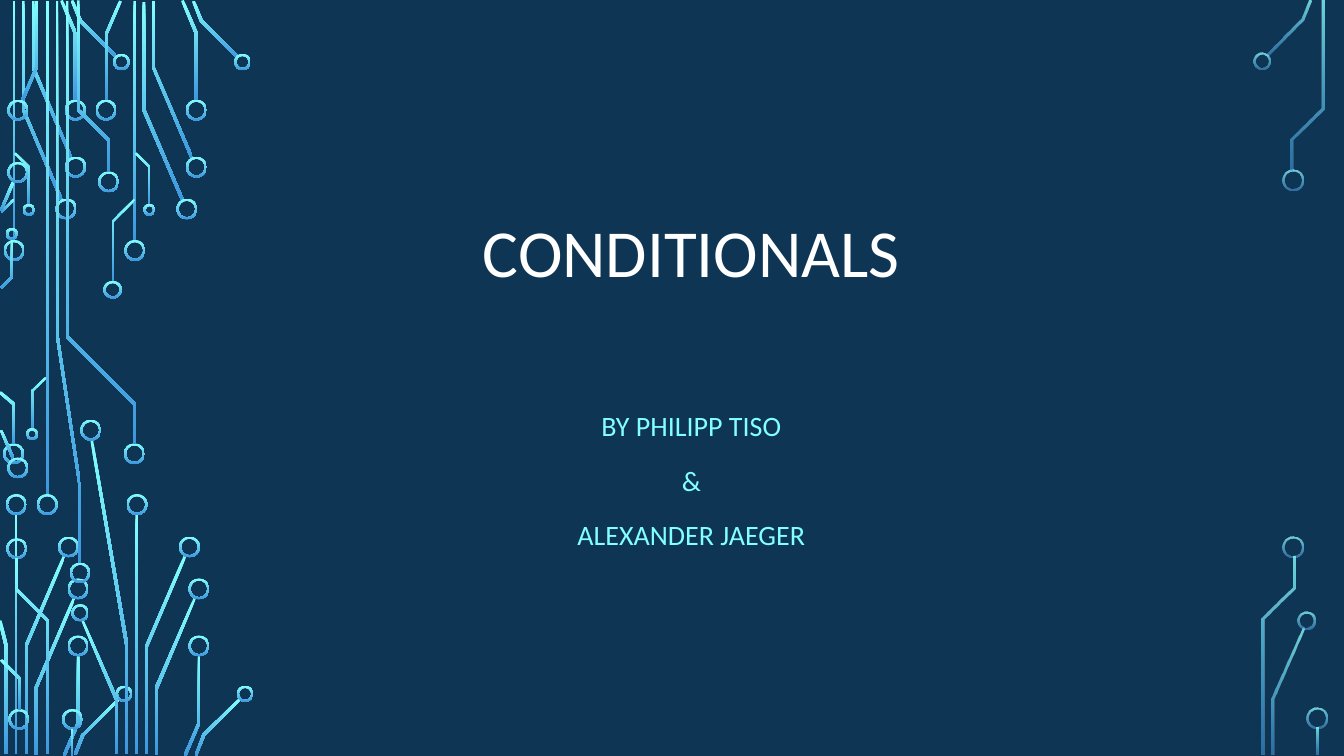
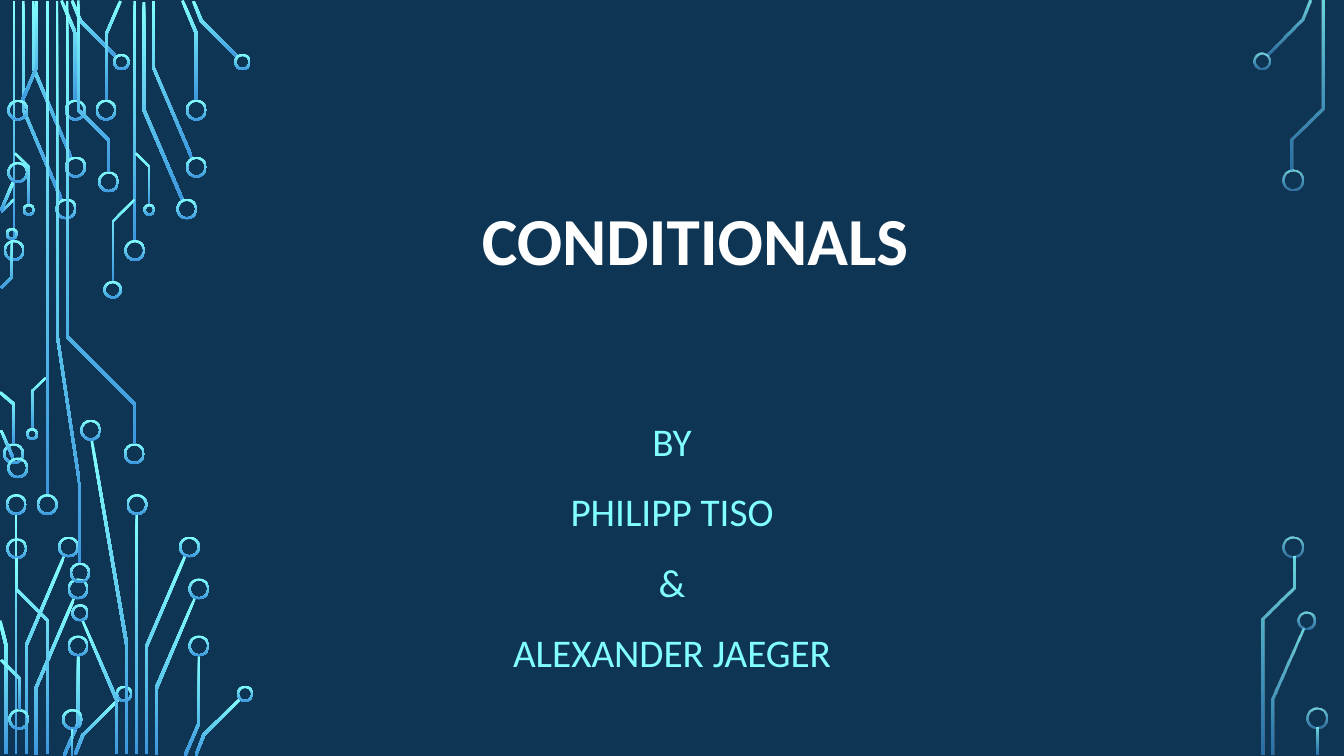
Before and after one commit to psypdt/ZIS_C-_Summer_Course_2019, a slide deck: slide 1 of Day_2/Day_2.pptx. Drawn at 1344x756 pixels with LibreOffice and Linux fonts; fonts in the diff are those of the drawing; background and template pictures are left out. Boxes give left, top, right and bottom in pixels: in the first picture for what was removed or moved away, otherwise in the second. Text is boxed around its words. In the diff, an @@ line names an element or a change of style, - is before the commit and + after.

```diff
--- a/Day_2/Day_2.pptx
+++ b/Day_2/Day_2.pptx
@@ title "CONDITIONALS": place and size @@
-title "CONDITIONALS" at [483, 233, 899, 278]
+title "CONDITIONALS" at [482, 221, 908, 266]
@@ title "CONDITIONALS" at [482, 221, 908, 266]: bold on @@
@@ subtitle "BY": place and size @@
-subtitle "BY" at [577, 418, 805, 545]
+subtitle "BY" at [513, 431, 831, 668]
@@ subtitle at [571, 431, 774, 527]: text changed; size 20 to 28 pt @@
-BY PHILIPP TISO
+BY
+PHILIPP TISO
@@ subtitle at [513, 641, 831, 668]: size 20 to 28 pt in "&", "ALEXANDER JAEGER" @@
```
Also in this commit, not shown: 1 other slide changed.
